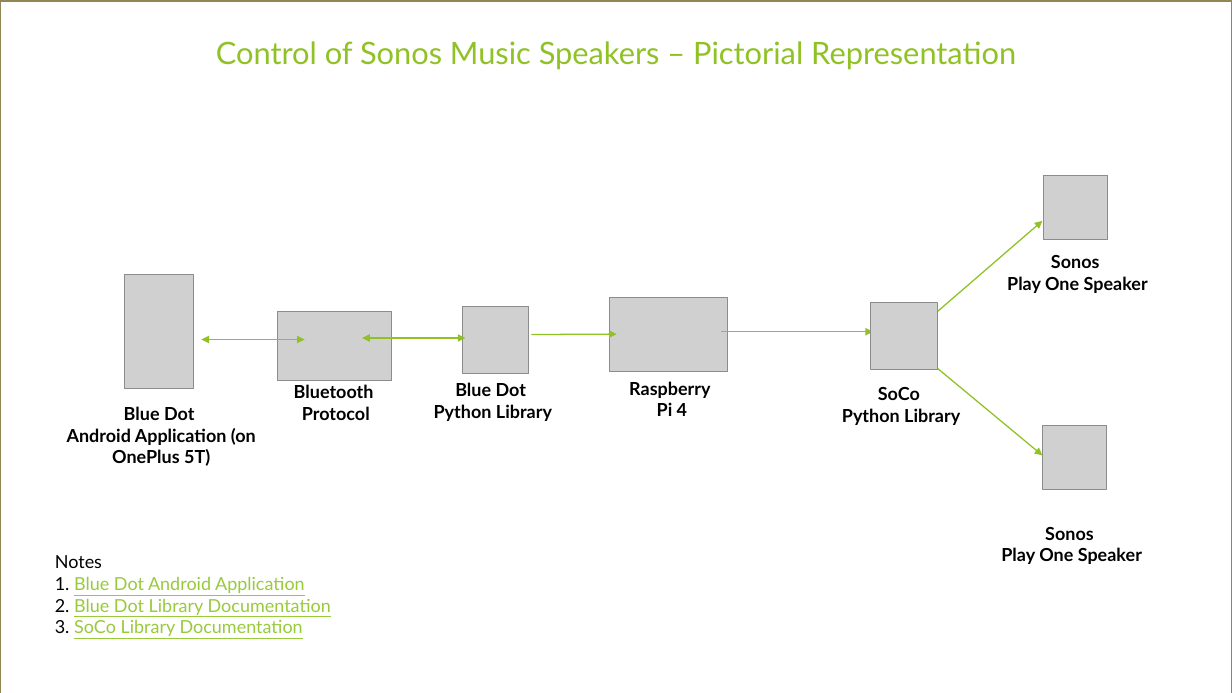
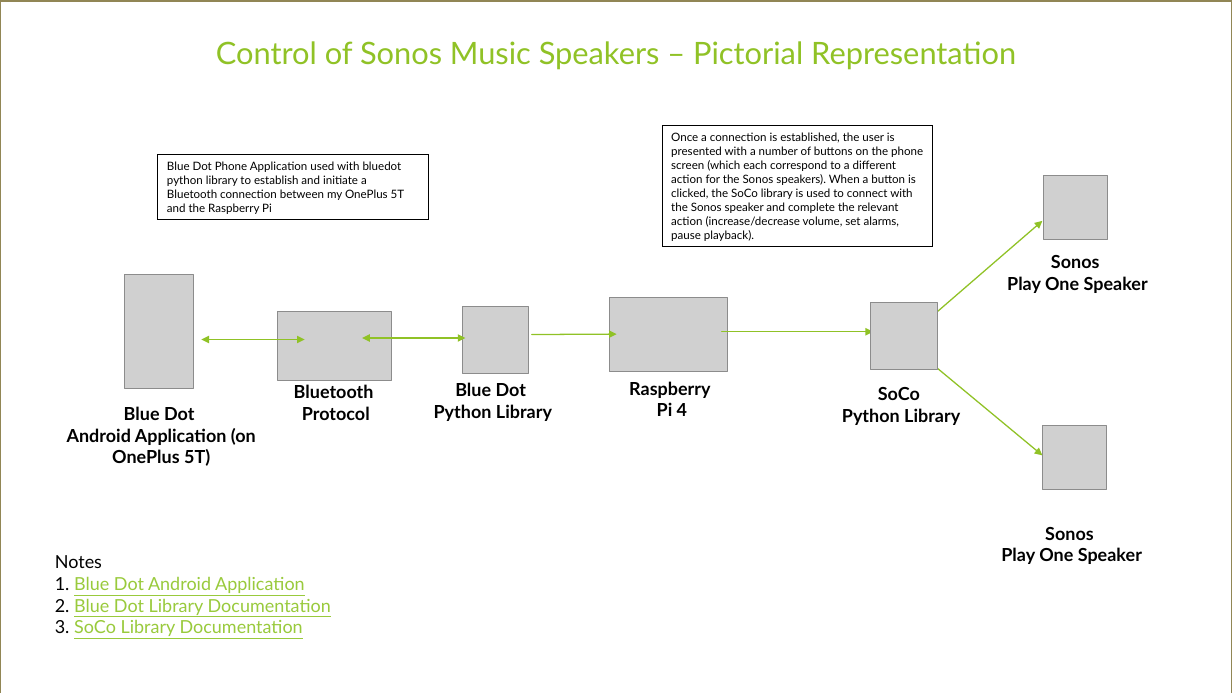
Before and after one commit to JohnDennehy101/homeautomation, a slide deck: slide 5 of JohnDennehy_ProjectGraphics_Benchmarks_Presentation.pptx. Drawn at 1232x693 pixels with LibreOffice and Linux fonts; fonts in the diff are those of the drawing; grey boxes stand for pictures. Boxes give left, top, right and bottom in pixels: in the first picture for what was removed or moved away, otherwise in the second. Text is boxed around its words. In the diff, an @@ line names an element or a change of style, - is before the commit and + after.

```diff
--- a/JohnDennehy_ProjectGraphics_Benchmarks_Presentation.pptx
+++ b/JohnDennehy_ProjectGraphics_Benchmarks_Presentation.pptx
@@ rectangle added at <box>663,126,933,247</box>, outline #000000 0.75 pt, 9 pt, text #000000 @@
+Once a connection is established, the user is presented with a number of buttons on the phone screen (which each correspond to a different action for the Sonos speakers). When a button is clicked, the SoCo library is used to connect with the Sonos speaker and complete the relevant action (increase/decrease volume, set alarms, pause playback).
@@ rectangle added at <box>158,154,429,220</box>, outline #000000 0.75 pt, 9 pt, text #000000 @@
+Blue Dot Phone Application used with bluedot python library to establish and initiate a Bluetooth connection between my OnePlus 5T and the Raspberry Pi
```
Also in this commit, not shown: 6 other slides changed, 1 other file.
